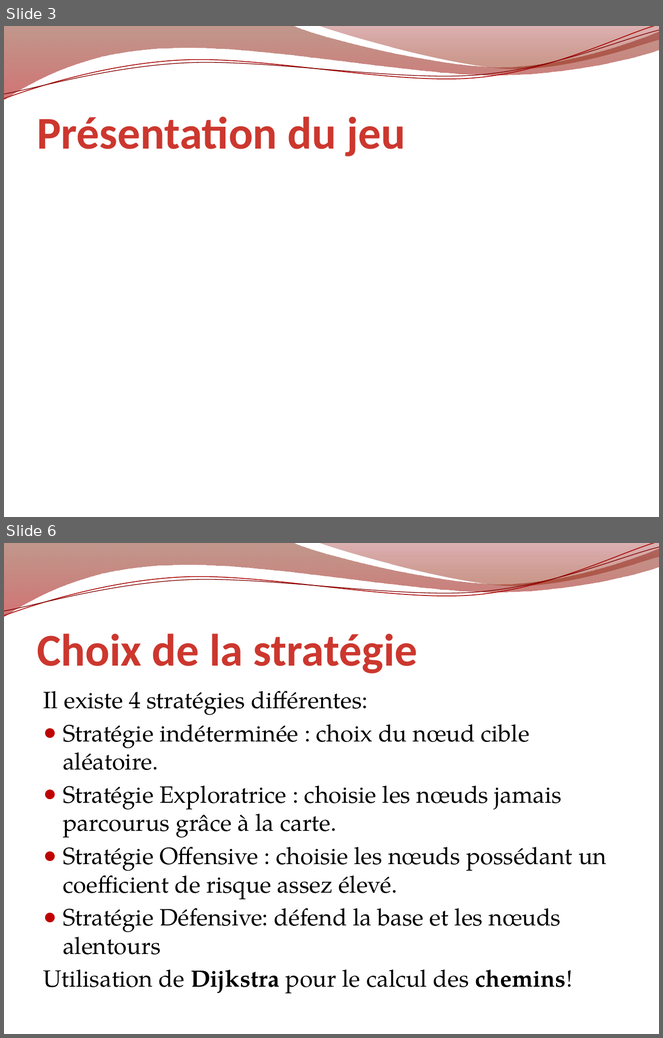
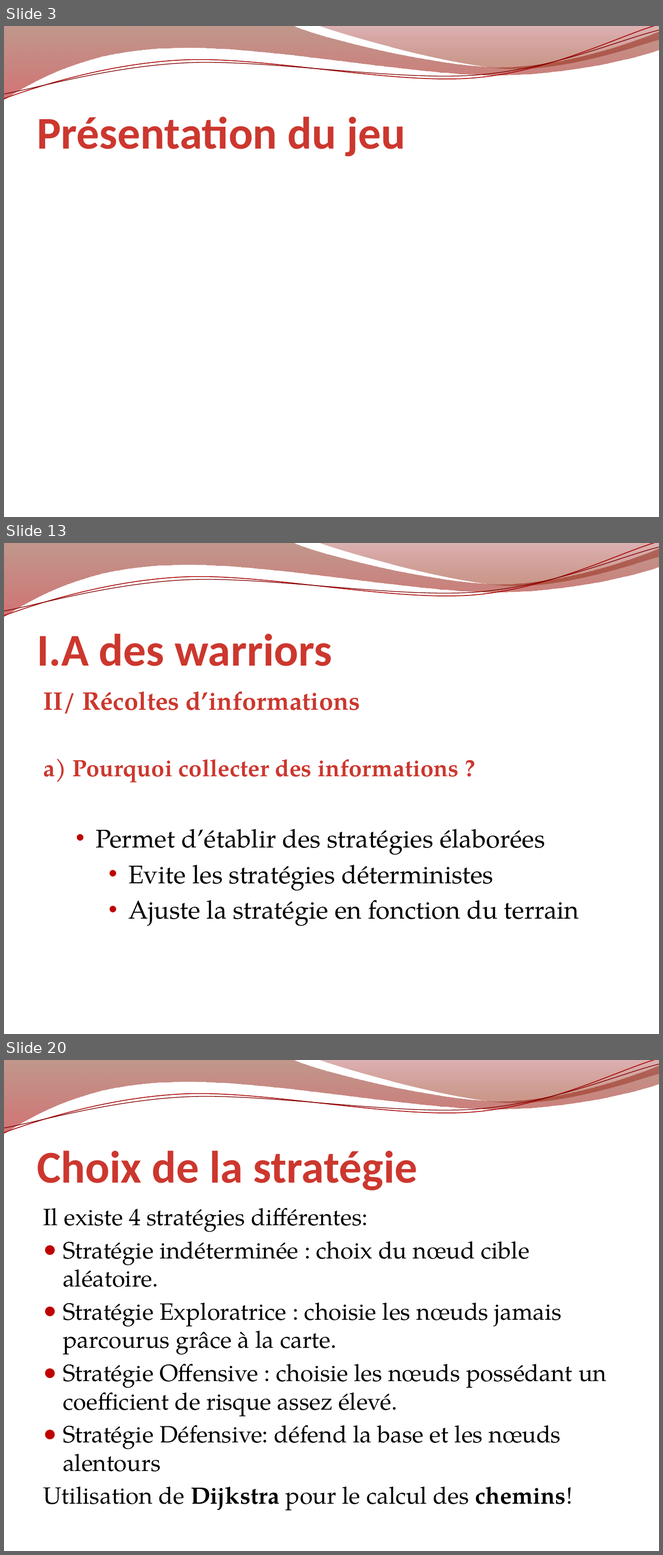
Before and after one commit to erz/voogle, a slide deck: doc/Voogle.pptx. Shown one above the other, each under a label of ours: slides 3 and 6 before the commit, slides 3, 13 and 20 after it; the slides between them are not shown. The pictures are 663x1038 and 663x1555 pixels, drawn with LibreOffice and Linux fonts; fonts in the diff are those of the drawing; background and template pictures are left out. Boxes give left, top, right and bottom in pixels: in the first picture for what was removed or moved away, otherwise in the second. Text is boxed around its words. In the diff, an @@ line names an element or a change of style, - is before the commit and + after.

```diff
--- a/doc/Voogle.pptx
+++ b/doc/Voogle.pptx
@@ slide 13 added at <box>4,543,659,1034</box>, background picture (left out); not listed: 4 template elements that a slide beside it also shows @@
@@ title added at <box>37,633,333,666</box>, 50 pt, text gradient #501100 to #CC372E to #F9EEEE, bold @@
+I.A des warriors
@@ text added at <box>43,691,579,926</box>, 28 pt, text #000000 @@
+II/ Récoltes d’informations
+a) Pourquoi collecter des informations ?
+  • Permet d’établir des stratégies élaborées
+    • Evite les stratégies déterministes
+    • Ajuste la stratégie en fonction du terrain
@@ what was slide 6 is now slide 20 @@
```
Also in this commit, not shown: 14 other slides added, 1 slide removed.
